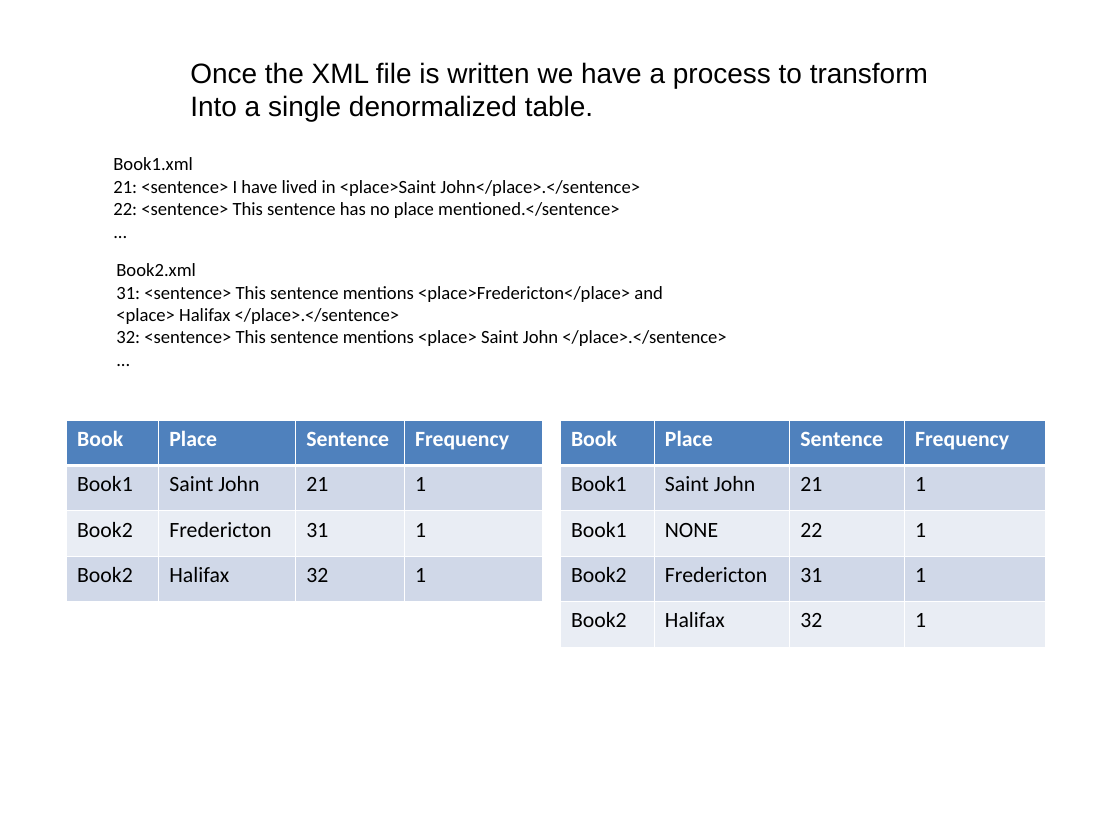
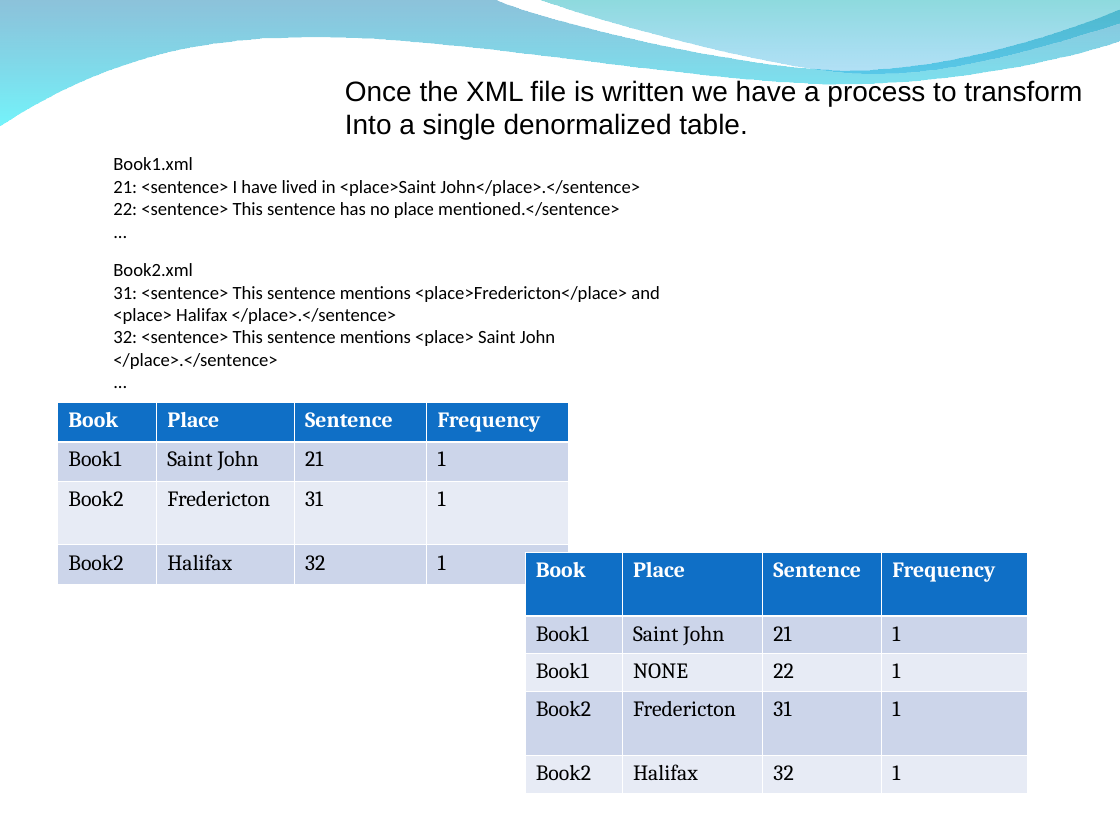
Before and after one commit to edvelezg/unb-dw, a slide deck: slide 13 of project/Presentation/Datawarehousing.ppt (slide 17 before the commit). Drawn at 1120x840 pixels with LibreOffice and Linux fonts; fonts in the diff are those of the drawing; background and template pictures are left out. Boxes give left, top, right and bottom in pixels: in the first picture for what was removed or moved away, otherwise in the second. Text is boxed around its words. In the diff, an @@ line names an element or a change of style, - is before the commit and + after.

```diff
--- a/project/Presentation/Datawarehousing.ppt
+++ b/project/Presentation/Datawarehousing.ppt
@@ freeform shape added at (x1=0, y1=0, x2=1120, y2=127), fill gradient #0079AF to #00EBF8 @@
@@ freeform shape added at (x1=536, y1=0, x2=1120, y2=77), fill gradient #00ADB6 to #009BE5 @@
@@ text "Once the XML file is ..." moved from (x1=190, y1=62, x2=928, y2=122) to (x1=345, y1=79, x2=1082, y2=139) @@
@@ text "Book2.xml" rewrapped from (x1=116, y1=263, x2=726, y2=346) to (x1=113, y1=263, x2=660, y2=369) @@
@@ table at (x1=57, y1=402, x2=568, y2=584) @@
@@ fill #4F81BD to #0F6FC6 in row 1 @@
@@ fill #D0D8E8 to #CCD5EA in 8 cells @@
@@ fill #E9EDF4 to #E7EBF5 in row 3 @@
@@ font Calibri to Cambria @@
@@ table resized from (x1=66, y1=420, x2=541, y2=601) to (x1=57, y1=402, x2=568, y2=584) @@
@@ table at (x1=525, y1=552, x2=1027, y2=784) @@
@@ fill #4F81BD to #0F6FC6 in row 1 @@
@@ fill #D0D8E8 to #CCD5EA in 8 cells @@
@@ fill #E9EDF4 to #E7EBF5 in 8 cells @@
@@ font Calibri to Cambria @@
@@ table resized from (x1=560, y1=420, x2=1046, y2=647) to (x1=525, y1=552, x2=1027, y2=784) @@
```
Also in this commit, not shown: 11 other slides changed, 22 slides added, 15 slides removed, 1 other file.
